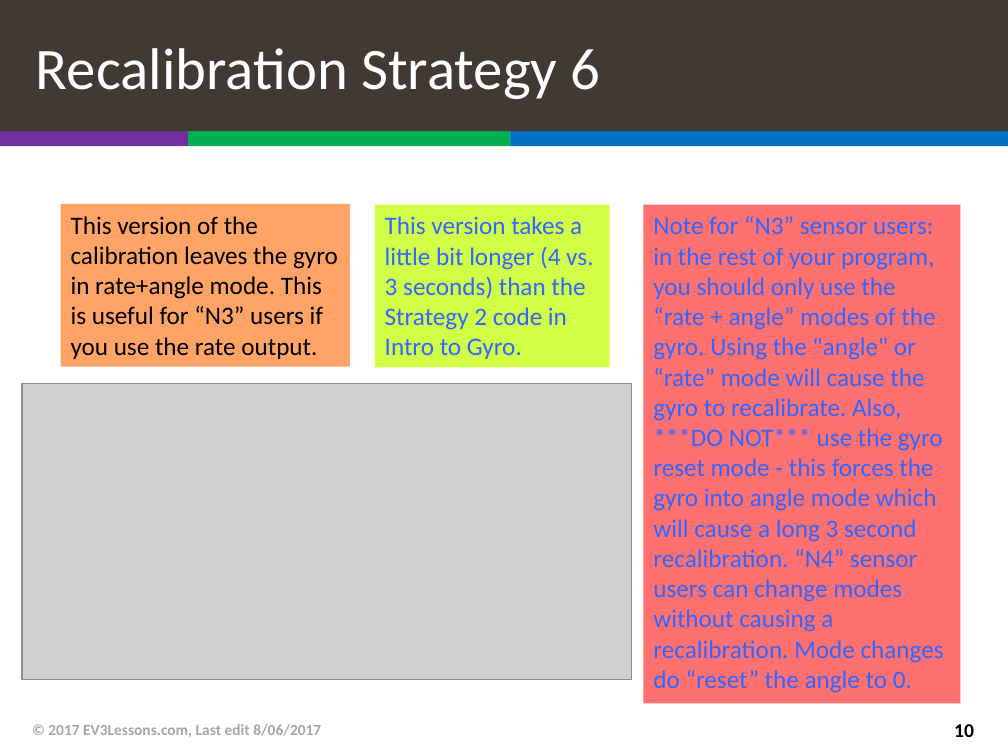
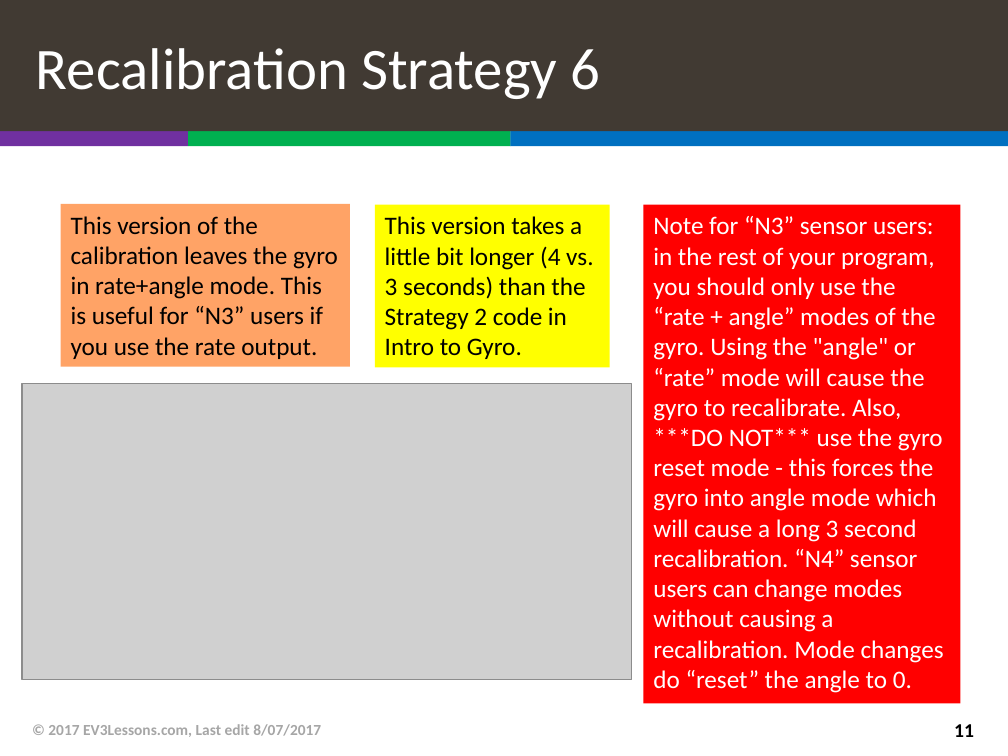
Before and after one commit to TheVinhLuong102/ev3lessons-classic, a slide deck: slide 11 of advanced/GyroRevisited.pptx (slide 10 before the commit). Drawn at 1008x756 pixels with LibreOffice and Linux fonts; fonts in the diff are those of the drawing; grey boxes stand for pictures. Boxes give left, top, right and bottom in pixels: in the first picture for what was removed or moved away, otherwise in the second. Text is boxed around its words. In the diff, an @@ line names an element or a change of style, - is before the commit and + after.

```diff
--- a/advanced/GyroRevisited.pptx
+++ b/advanced/GyroRevisited.pptx
@@ rectangle "This version takes a little ..." at box(375, 205, 610, 368): text colour #3366FF to #000000; fill #D1FF47 to #FFFF00 @@
@@ rectangle "Note for “N3” sensor users: ..." at box(643, 205, 960, 704): text colour #3366FF to #FFFFFF; fill #FF7070 to #FF0000 @@
@@ text at box(48, 724, 321, 737): text changed @@
-© 2017 EV3Lessons.com, Last edit 8/06/2017
+© 2017 EV3Lessons.com, Last edit 8/07/2017
@@ page number at box(954, 724, 974, 737): text changed @@
-10
+11
```
Also in this commit, not shown: 12 other slides changed, 1 slide added, 46 other files.
